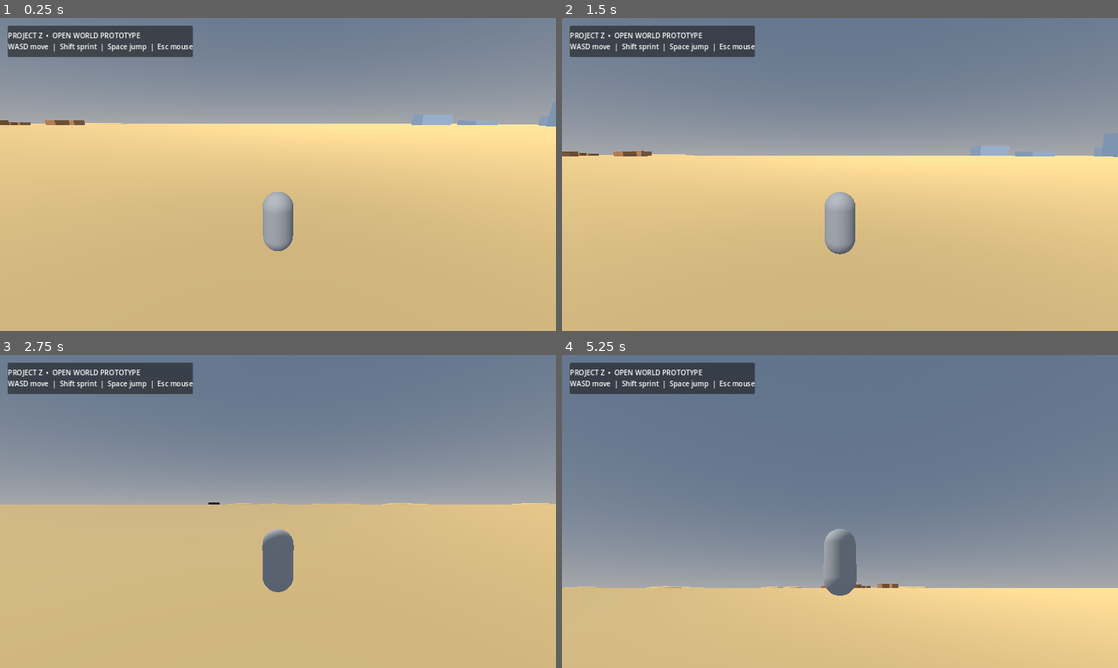
Above: before the commit, frames 1-4 (two rows, left to right).
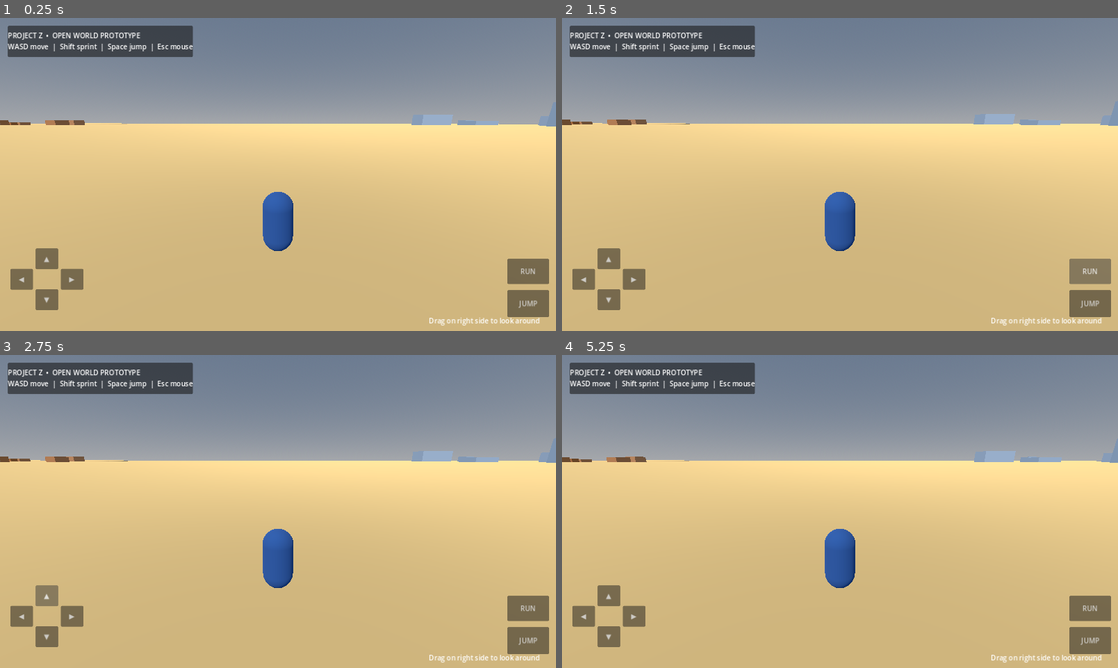
Above: after the commit, the same moments.

Repository: gyarasigujjar57-ops/ProjectZ-OpenWorld
Game: Godot game, scene res://scenes/Main.tscn
The game is run twice, just before and just after one commit, with the same random seed, the same clock (stepped at 60 frames per second) and the same inputs.
Inputs (mouse positions are in pixels of both pictures, inside the frame that each line leads up to):
- Up to frame 1 (0.25 s): no input
- Up to frame 2 (1.5 s): click (1090, 302) at 0.5 s, where only the run after the commit has a clickable "JUMP"; click (1090, 271) at 1.25 s, where only the run after the commit has a clickable "RUN"
- Up to frame 3 (2.75 s): click (44, 596) at 2 s, where only the run after the commit has a clickable "▲"
- Up to frame 4 (5.25 s): click (606, 636) at 2.75 s, where only the run after the commit has a clickable "▼"; click (584, 614) at 3.5 s, where only the run after the commit has a clickable "◀"; click (634, 614) at 4.25 s, where only the run after the commit has a clickable "▶"; tap Enter (ui_accept) at 5 s; move the mouse to (867, 511) at 5.02 s; hold Up (ui_up) from 5.03 s (still down); hold Shift from 5.03 s (still down)

The runs differ from the first frame. In frame 1, 3.5% of the frame differs, in the area x 1-99%, y 55-99%; in frame 2, 17%; in frame 3, 25%; in frame 4, 68%, in the area x 0-100%, y 11-99%.

Commit message:
Add basic Android touch movement and look controls

Diff:
--- a/scripts/player.gd
+++ b/scripts/player.gd
@@ -7,6 +7,8 @@
 var look_sensitivity := 0.002
 var camera_pivot: Node3D
 var camera: Camera3D
+var touch_move := Vector2.ZERO
+var touch_sprint := false
 
 func _ready() -> void:
 	var shape := CapsuleShape3D.new()
@@ -22,6 +24,9 @@
 	capsule.height = 1.8
 	mesh.mesh = capsule
 	mesh.position.y = 0.9
+	var body_mat := StandardMaterial3D.new()
+	body_mat.albedo_color = Color(0.12, 0.28, 0.52)
+	mesh.material_override = body_mat
 	add_child(mesh)
 	camera_pivot = Node3D.new()
 	camera_pivot.position.y = 1.5
@@ -31,12 +36,81 @@
 	camera.rotation.x = deg_to_rad(-14)
 	camera.current = true
 	camera_pivot.add_child(camera)
+	_create_mobile_controls()
+
+func _create_mobile_controls() -> void:
+	var layer := CanvasLayer.new()
+	layer.name = "TouchControls"
+	layer.layer = 5
+	add_child(layer)
+	var left_pad := Control.new()
+	left_pad.set_anchors_preset(Control.PRESET_BOTTOM_LEFT)
+	left_pad.position = Vector2(24, -190)
+	left_pad.size = Vector2(170, 150)
+	layer.add_child(left_pad)
+	var directions := [
+		{"text":"▲","pos":Vector2(58, 0),"vec":Vector2(0,-1)},
+		{"text":"▼","pos":Vector2(58, 94),"vec":Vector2(0,1)},
+		{"text":"◀","pos":Vector2(0,47),"vec":Vector2(-1,0)},
+		{"text":"▶","pos":Vector2(116,47),"vec":Vector2(1,0)}
+	]
+	for item in directions:
+		var button := Button.new()
+		button.text = item.text
+		button.position = item.pos
+		button.size = Vector2(52, 48)
+		button.focus_mode = Control.FOCUS_NONE
+		button.modulate = Color(1, 1, 1, 0.82)
+		left_pad.add_child(button)
+		button.button_down.connect(func(): _set_touch_direction(item.vec, true))
+		button.button_up.connect(func(): _set_touch_direction(item.vec, false))
+	var jump := Button.new()
+	jump.text = "JUMP"
+	jump.set_anchors_preset(Control.PRESET_BOTTOM_RIGHT)
+	jump.position = Vector2(-112, -94)
+	jump.size = Vector2(96, 62)
+	jump.focus_mode = Control.FOCUS_NONE
+	jump.modulate = Color(1, 1, 1, 0.85)
+	layer.add_child(jump)
+	jump.button_down.connect(func(): _mobile_jump())
+	var sprint := Button.new()
+	sprint.text = "RUN"
+	sprint.set_anchors_preset(Control.PRESET_BOTTOM_RIGHT)
+	sprint.position = Vector2(-112, -166)
+	sprint.size = Vector2(96, 58)
+	sprint.focus_mode = Control.FOCUS_NONE
+	sprint.modulate = Color(1, 1, 1, 0.85)
+	layer.add_child(sprint)
+	sprint.button_down.connect(func(): touch_sprint = true)
+	sprint.button_up.connect(func(): touch_sprint = false)
+	var hint := Label.new()
+	hint.text = "Drag on right side to look around"
+	hint.set_anchors_preset(Control.PRESET_BOTTOM_RIGHT)
+	hint.position = Vector2(-300, -35)
+	hint.size = Vector2(270, 28)
+	hint.horizontal_alignment = HORIZONTAL_ALIGNMENT_CENTER
+	layer.add_child(hint)
+
+func _set_touch_direction(direction: Vector2, pressed: bool) -> void:
+	if pressed:
+		touch_move = direction
+	elif touch_move == direction:
+		touch_move = Vector2.ZERO
+
+func _mobile_jump() -> void:
+	if is_on_floor():
+		velocity.y = jump_velocity
 
 func _unhandled_input(event: InputEvent) -> void:
 	if event is InputEventMouseMotion and Input.mouse_mode == Input.MOUSE_MODE_CAPTURED:
 		rotate_y(-event.relative.x * look_sensitivity)
 		camera_pivot.rotate_x(-event.relative.y * look_sensitivity)
 		camera_pivot.rotation.x = clamp(camera_pivot.rotation.x, deg_to_rad(-55), deg_to_rad(35))
+	elif event is InputEventScreenDrag:
+		if event.position.x > get_viewport().get_visible_rect().size.x * 0.42:
+			rotate_y(-event.relative.x * look_sensitivity * 1.8)
+			camera_pivot.rotate_x(-event.relative.y * look_sensitivity * 1.8)
+			camera_pivot.rotation.x = clamp(camera_pivot.rotation.x, deg_to_rad(-55), deg_to_rad(35))
 	if event is InputEventMouseButton and event.pressed:
 		Input.mouse_mode = Input.MOUSE_MODE_CAPTURED
 	if event.is_action_pressed("ui_cancel"):
@@ -45,9 +119,10 @@
 func _physics_process(delta: float) -> void:
 	if not is_on_floor():
 		velocity.y -= gravity * delta
-	var input := Input.get_vector("ui_left", "ui_right", "ui_up", "ui_down")
+	var keyboard := Input.get_vector("ui_left", "ui_right", "ui_up", "ui_down")
+	var input := touch_move if touch_move.length() > 0.1 else keyboard
 	var direction := (transform.basis * Vector3(input.x, 0, input.y)).normalized()
-	var speed := sprint_speed if Input.is_key_pressed(KEY_SHIFT) else walk_speed
+	var speed := sprint_speed if touch_sprint or Input.is_key_pressed(KEY_SHIFT) else walk_speed
 	velocity.x = direction.x * speed
 	velocity.z = direction.z * speed
 	if Input.is_action_just_pressed("ui_accept") and is_on_floor():
